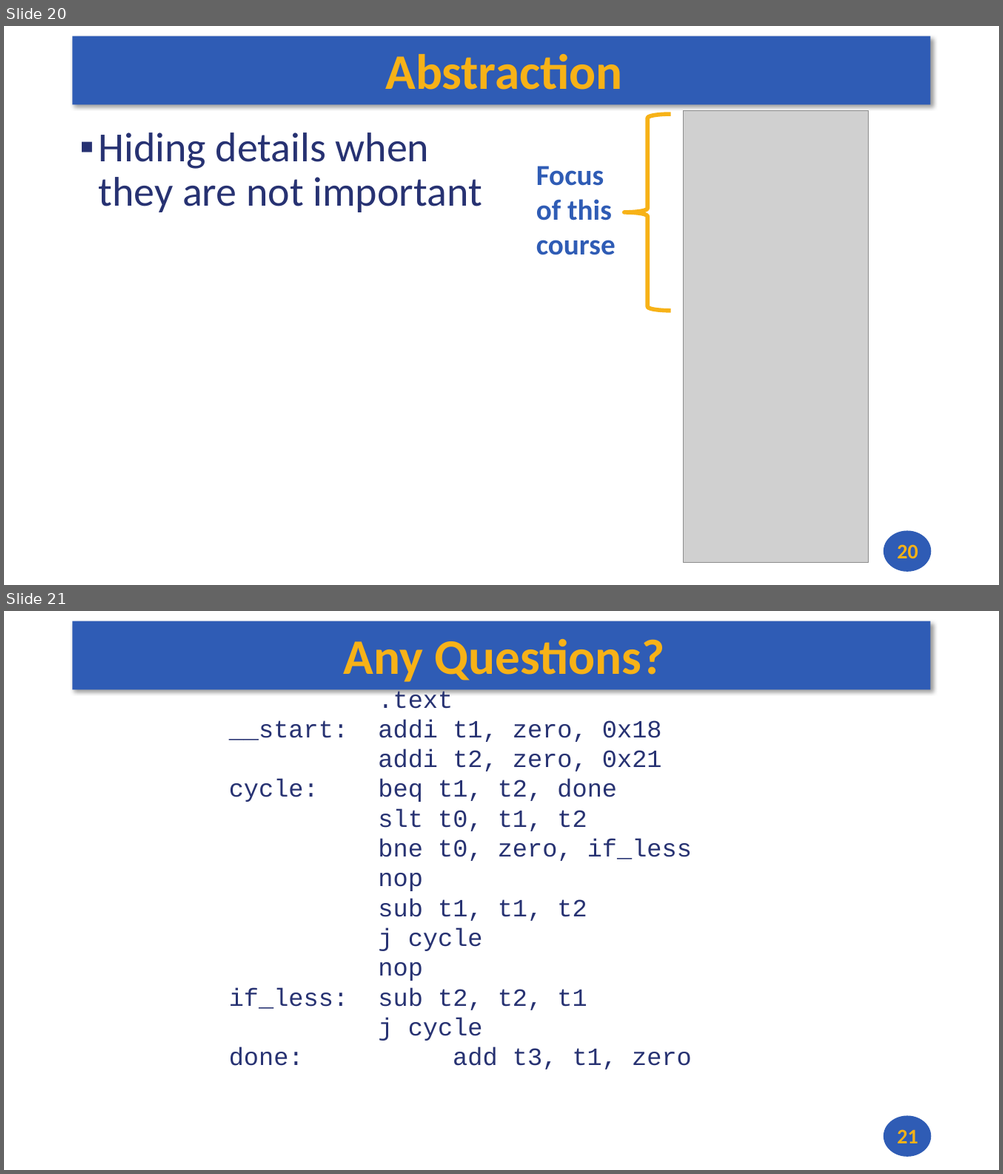
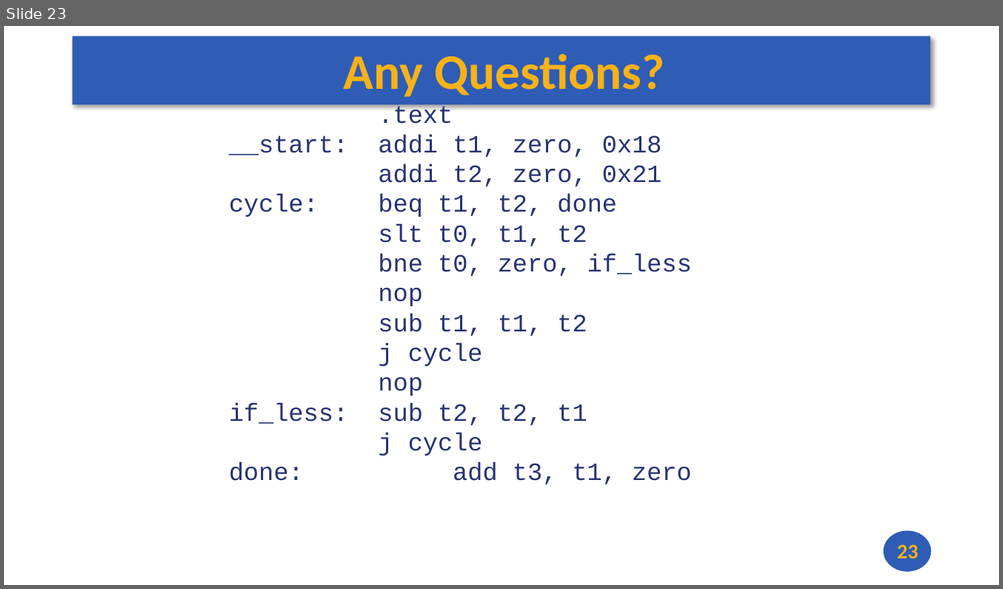
Before and after one commit to andrewt0301/hse-acos-course, a slide deck: docs/part1ca/01_Introduction/CA_Lecture_01.pptx. Shown one above the other, each under a label of ours: slides 20 and 21 before the commit, slide 23 after it. The pictures are 1003x1174 and 1003x589 pixels, drawn with LibreOffice and Linux fonts; fonts in the diff are those of the drawing; grey boxes stand for pictures. Boxes give left, top, right and bottom in pixels: in the first picture for what was removed or moved away, otherwise in the second. Text is boxed around its words. In the diff, an @@ line names an element or a change of style, - is before the commit and + after.

```diff
--- a/docs/part1ca/01_Introduction/CA_Lecture_01.pptx
+++ b/docs/part1ca/01_Introduction/CA_Lecture_01.pptx
@@ slide 20 removed at bbox=[4, 26, 999, 585], background #FFFFFF; not listed: 2 template elements that a slide beside it also shows @@
@@ title removed at bbox=[385, 53, 623, 90] @@
-Abstraction
@@ left brace removed at bbox=[624, 114, 670, 311] @@
@@ picture removed at bbox=[683, 110, 868, 562] @@
@@ text removed at bbox=[99, 133, 481, 212] @@
-▪ Hiding details when they are not important
@@ text removed at bbox=[536, 166, 615, 255] @@
-Focus
-of this course
@@ page number removed at bbox=[896, 545, 917, 559] @@
-20
@@ what was slide 21 is now slide 23 @@
@@ page number at bbox=[896, 545, 917, 559]: text changed @@
-21
+23
```
Also in this commit, not shown: 6 slides changed, 4 slides added, 1 other slide removed, 4 other files.
